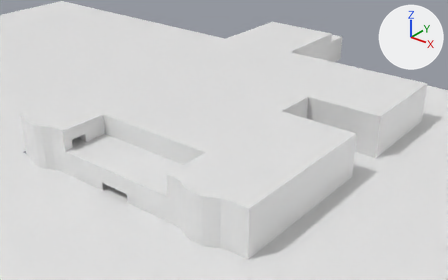
An edit to the Blender file Assets/Models/Environments/Mansion.blend, drawn before and after from the same camera.
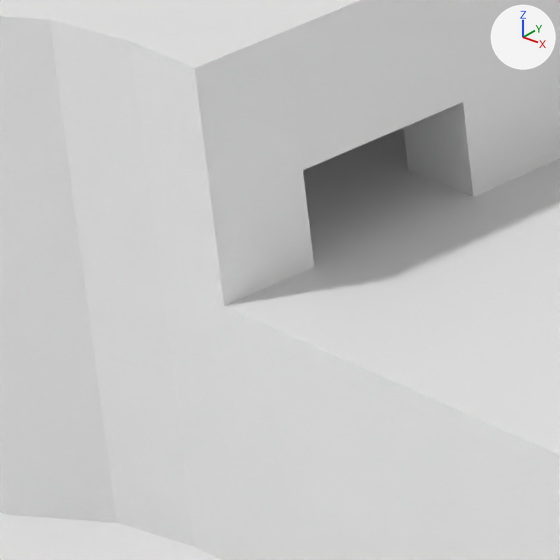
Each version is shown whole from a 50 mm lens placed at (91.6, -86.5, 70.3), pointed at (-6.2, 35.6, -5.5), then close up on the part from 10% to 21% of the width and 45% to 62% of the height. Lighting does not change. The marker at upper right points along +X, +Y and +Z.

Names of what the first close-up shows: 'House', 'Landscape'.
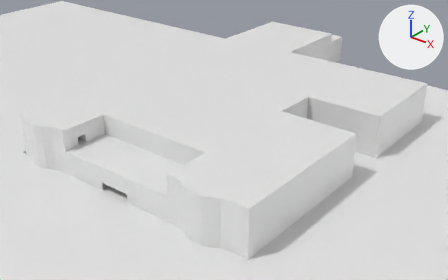
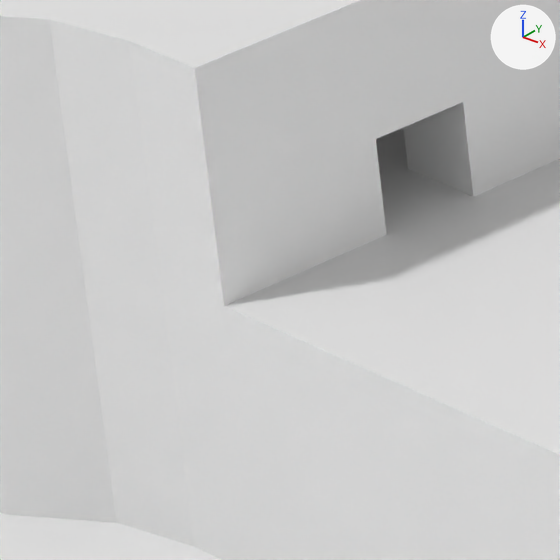
Pixel boxes [x1, y1, x2, y2] of what changed, in the close-ups (560 x 560 px; the box of a moved part takes in the faces that stretch with it):
```json
{"part": 1, "of": "me_grid", "change": "moved or reshaped", "before": [0, 0, 560, 447], "after": [0, 0, 560, 447]}
```

Scene script edits in JSON lines:
```json
{"block": "me_grid", "where": "# used by ob_house; location = (0.0, 0.0, 0.0)"}
{"op": "remove", "block": "me_grid", "code": "me_grid.from_pydata(...)  # 9341 vertices, 9254 faces; spans x -32.2..36.2, y -12.2..104.0, z -10.0..11.1"}
{"op": "add", "block": "me_grid", "code": "me_grid.from_pydata(...)  # 9347 vertices, 9260 faces; spans x -32.2..36.2, y -12.2..104.0, z -10.0..11.1"}
{"block": "me_grid", "change": "me_grid part 1"}
{"block": "me_grid", "change": "66 vertices in x -32.2..36.2, y -9.2..-7.8, z 0.0..11.1 move by (0.0, 1.8, 0.0)"}
```
